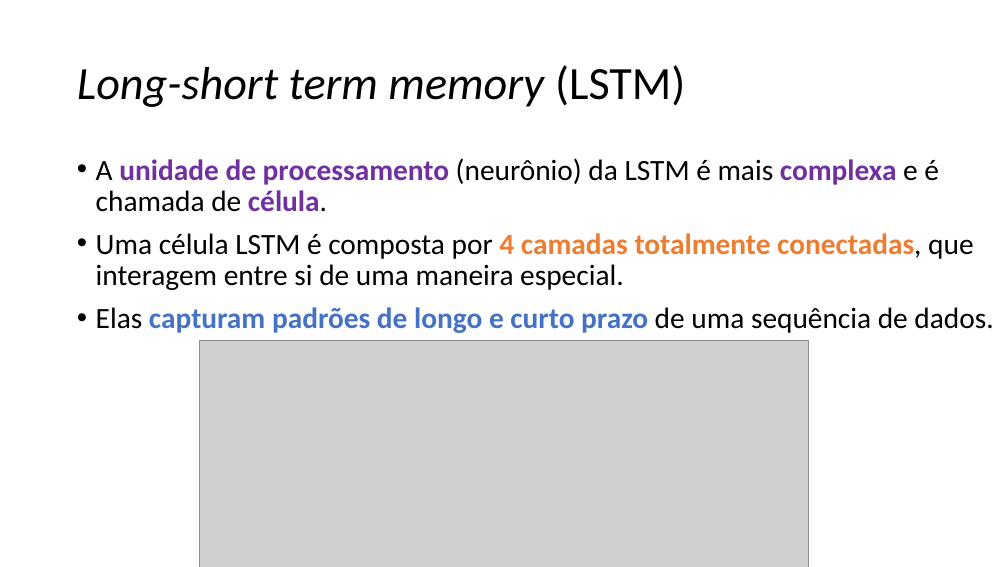
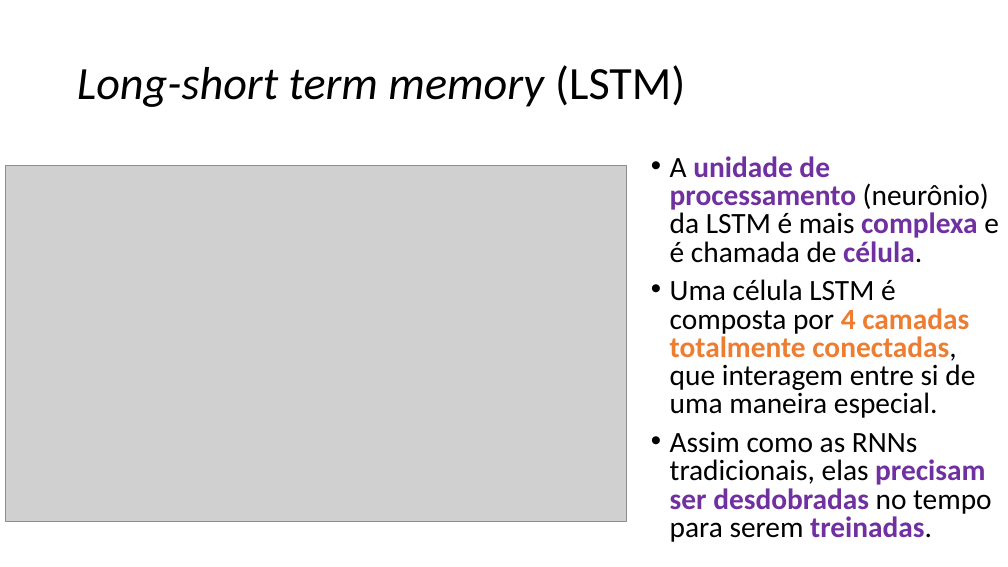
Before and after one commit to zz4fap/c24_inteligencia_artificial, a slide deck: slide 48 of slides/C24_RNN.pptx (slide 46 before the commit). Drawn at 1008x567 pixels with LibreOffice and Linux fonts; fonts in the diff are those of the drawing; grey boxes stand for pictures. Boxes give left, top, right and bottom in pixels: in the first picture for what was removed or moved away, otherwise in the second. Text is boxed around its words. In the diff, an @@ line names an element or a change of style, - is before the commit and + after.

```diff
--- a/slides/C24_RNN.pptx
+++ b/slides/C24_RNN.pptx
@@ picture added at bbox=[5, 165, 627, 521] @@
@@ text "A unidade de processamento (neurônio) ...": place and size @@
-text "A unidade de processamento (neurônio) ..." at bbox=[96, 158, 993, 333]
+text "A unidade de processamento (neurônio) ..." at bbox=[670, 156, 999, 542]
@@ text at bbox=[670, 156, 999, 418]: line spacing 0.9 to 0.8 @@
@@ picture removed at bbox=[200, 340, 808, 567] @@
@@ text at bbox=[670, 432, 992, 542]: text changed; text colour #4472C4 to #000000; bold off @@
-• Elas capturam padrões de longo e curto prazo de uma sequência de dados.
+• Assim como as RNNs tradicionais, elas precisam ser desdobradas no tempo para serem treinadas.
```
Also in this commit, not shown: 3 other slides changed, 3 slides added.
